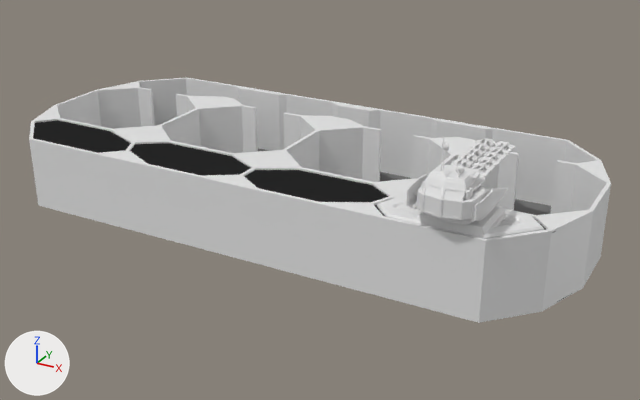
The Blender file src/StarshipBattle/Assets/Mesh/Cannon.blend, before and after one commit.
Both versions are drawn from a 50 mm lens placed at (10.43, -21.97, 8.49), pointed at (0.8, -4.45, -0.28). The axes (+X, +Y, +Z) are drawn at lower left. The lights are the same throughout.

Names of what the first picture shows: 'Boden', 'KanonenRohrSegment', 'Plattform', 'Roof', 'SeitenPanzerung', 'ShipBody', 'TurmBody'.
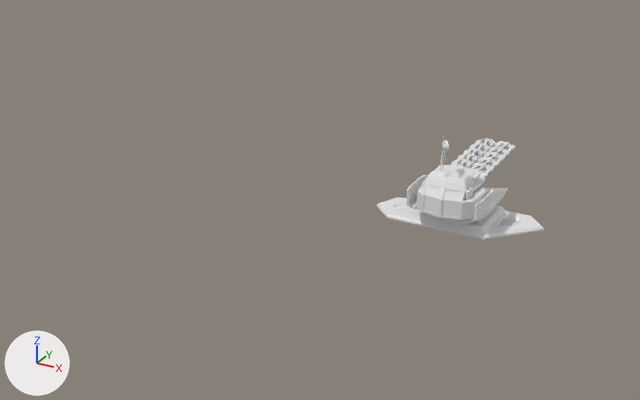
Pixel boxes (x1, y1, x2, y2) of what changed, in the pictures (640 x 400 px):
'ShipBody', deleted
    before: (29, 77, 611, 323)
'Roof', deleted (black)
    before: (33, 120, 555, 233)
'Boden', deleted
    before: (258, 148, 571, 301)

Diff of the bpy script that builds the scene:
```diff
--- a/src/StarshipBattle/Assets/Mesh/Cannon.blend.py
+++ b/src/StarshipBattle/Assets/Mesh/Cannon.blend.py
@@ ob_shipbody @@
-ob_shipbody = bpy.data.objects.new('ShipBody', me_plane_003)
-ob_shipbody.parent = ob_ship
-ob_shipbody.location = (0.0, 0.0, 0.0)
@@ ob_boden @@
-ob_boden = bpy.data.objects.new('Boden', me_plane_002)
-ob_boden.parent = ob_ship
-ob_boden.location = (0.901, 0.0, -0.747)
-ob_boden.scale = (1.12, 1.0, 1.0)
@@ ob_roof @@
-ob_roof = bpy.data.objects.new('Roof', me_plane_001)
-ob_roof.parent = ob_ship
-ob_roof.location = (0.856, 0.0, 0.984)
-ob_roof.scale = (1.14, 1.0, 1.0)
```
